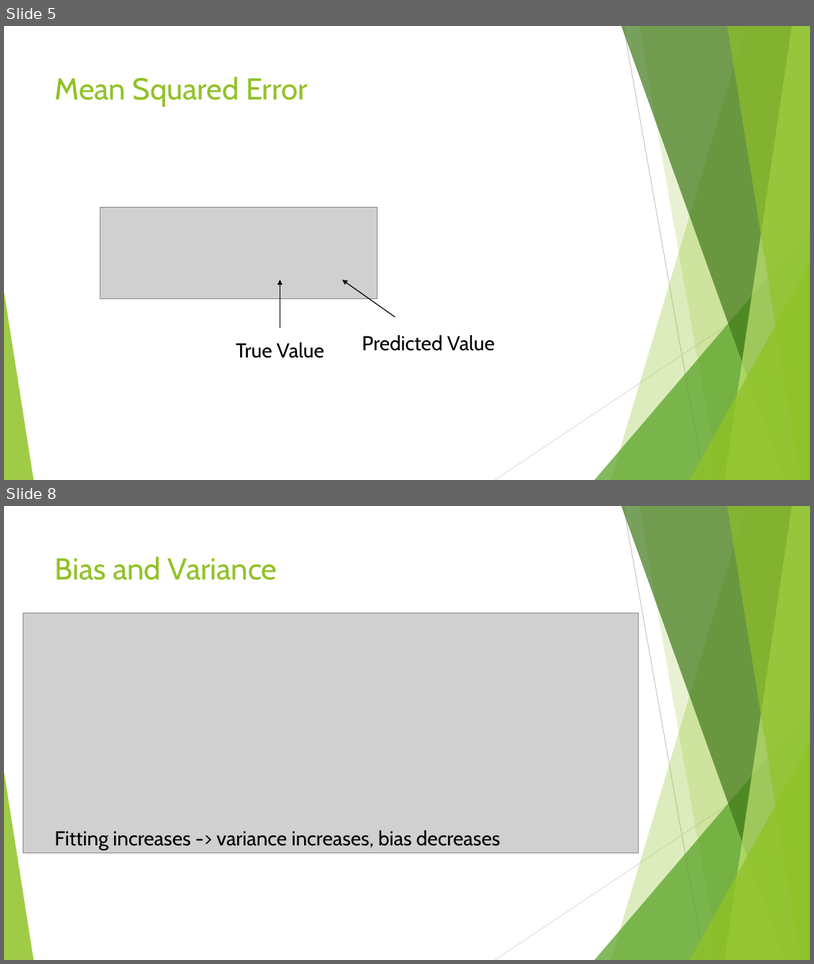
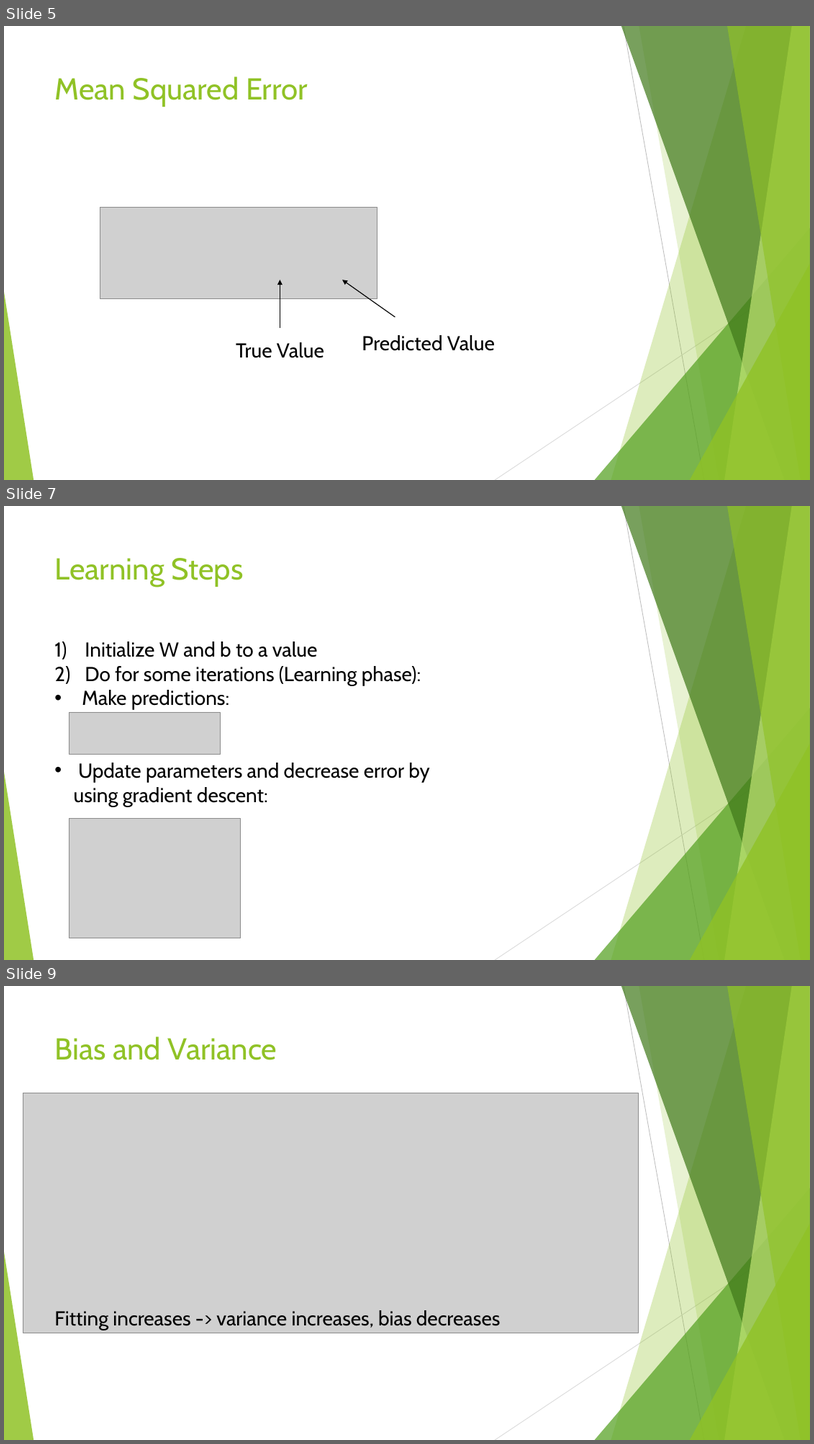
Before and after one commit to ituacm/ITU-ACM-20-21-Spring-Machine-Learning, a slide deck: Week 2/linear_regression.pptx. Shown one above the other, each under a label of ours: slides 5 and 8 before the commit, slides 5, 7 and 9 after it; the slides between them are not shown. The pictures are 814x964 and 814x1444 pixels, drawn with LibreOffice and Linux fonts; fonts in the diff are those of the drawing; grey boxes stand for pictures. Boxes give left, top, right and bottom in pixels: in the first picture for what was removed or moved away, otherwise in the second. Text is boxed around its words. In the diff, an @@ line names an element or a change of style, - is before the commit and + after.

```diff
--- a/Week 2/linear_regression.pptx
+++ b/Week 2/linear_regression.pptx
@@ slide 7 added at (4,506,810,960), background #FFFFFF; not listed: 10 template elements that a slide beside it also shows @@
@@ title added at (55,558,244,587), 36 pt, text #90C226 @@
+Learning Steps
@@ text added at (74,641,430,806), 24 pt, text #000000 @@
+1) Initialize W and b to a value
+2) Do for some iterations (Learning phase):
+• Make predictions:
+• Update parameters and decrease error by using gradient descent:
@@ picture added at (70,712,221,754) @@
@@ picture added at (70,818,241,937) @@
@@ what was slide 8 is now slide 9 @@
```
Also in this commit, not shown: 2 slides changed.
